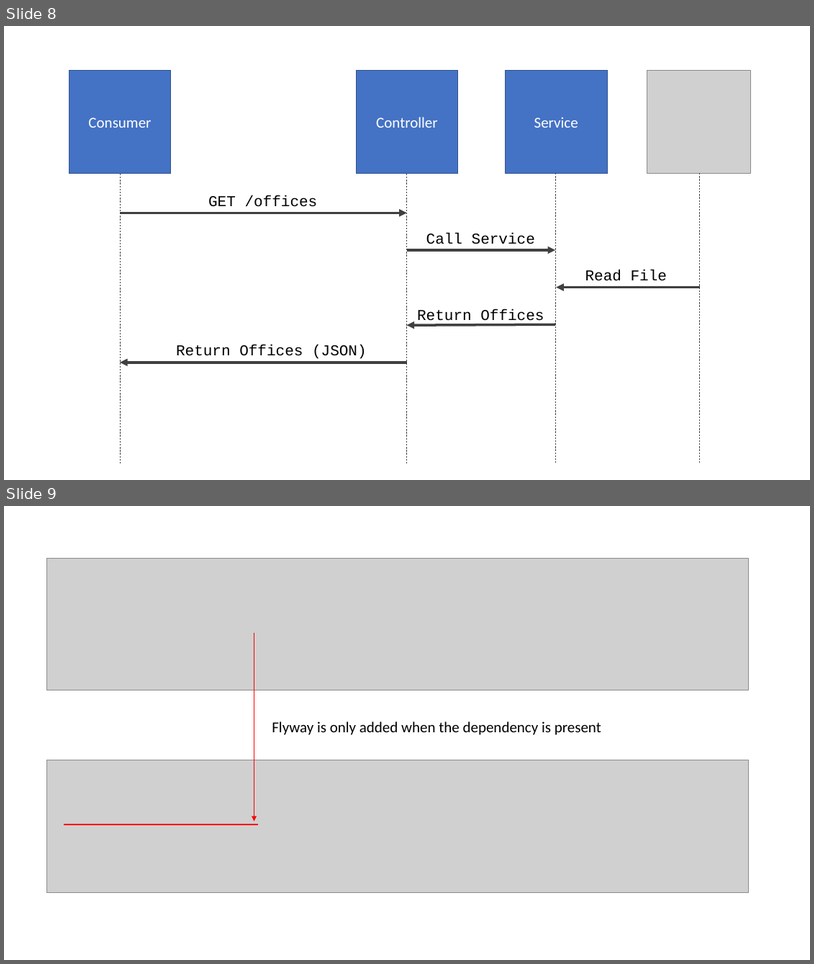
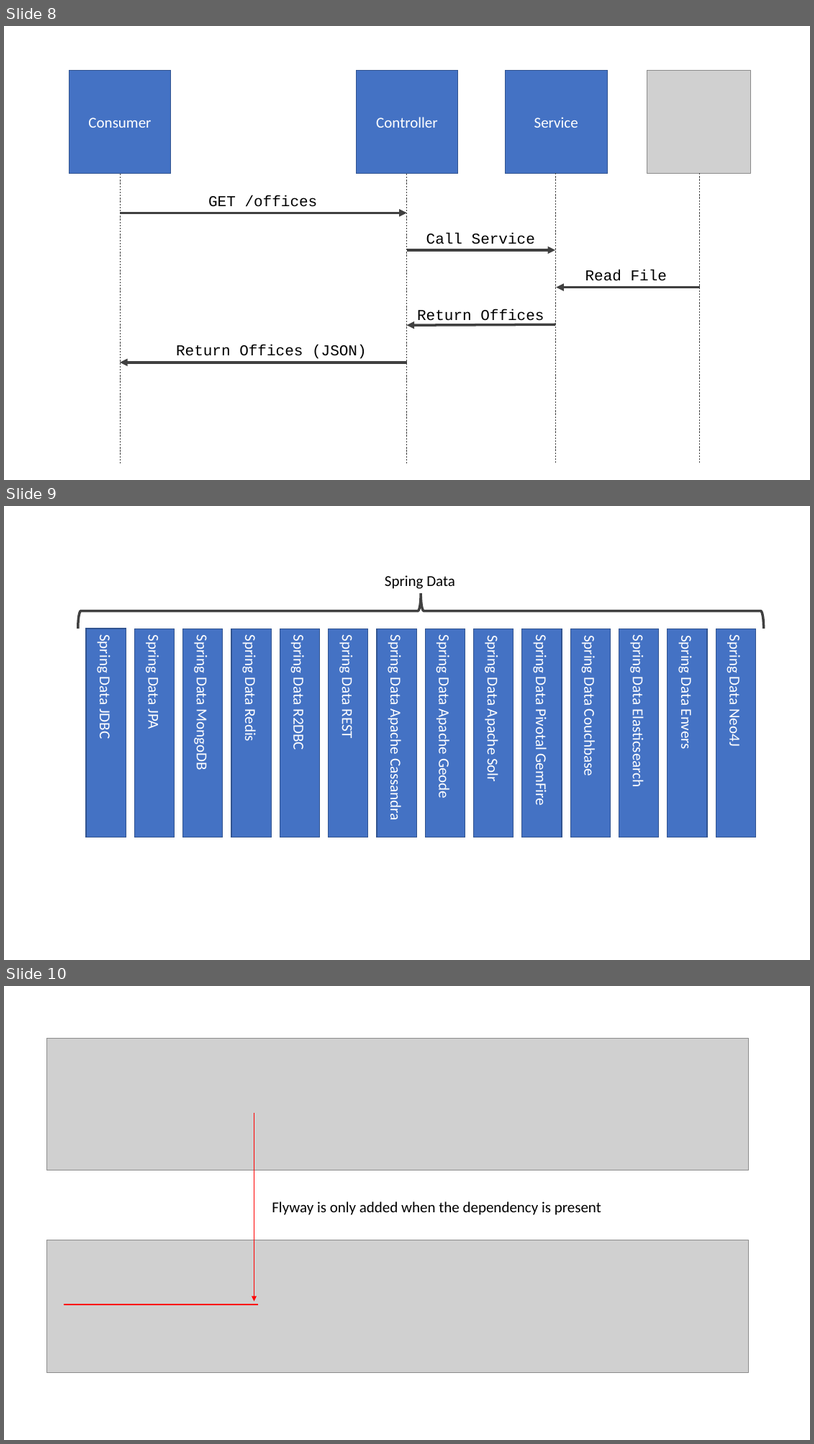
Before and after one commit to albertattard/spring-boot-camp, a slide deck: assets/images/Images.pptx. Shown one above the other, each under a label of ours: slides 8 and 9 before the commit, slides 8, 9 and 10 after it. The pictures are 814x964 and 814x1444 pixels, drawn with LibreOffice and Linux fonts; fonts in the diff are those of the drawing; grey boxes stand for pictures. Boxes give left, top, right and bottom in pixels: in the first picture for what was removed or moved away, otherwise in the second. Text is boxed around its words. In the diff, an @@ line names an element or a change of style, - is before the commit and + after.

```diff
--- a/assets/images/Images.pptx
+++ b/assets/images/Images.pptx
@@ slide 9 added at (4, 506, 810, 960), background #FFFFFF @@
@@ text added at (385, 575, 455, 589), 18 pt, text #000000 @@
+Spring Data
@@ left brace added at (78, 593, 764, 628), outline #404040 3 pt @@
@@ group added at (85, 629, 756, 837): 14 rectangles @@
+Spring Data JDBC
+Spring Data JPA
+Spring Data MongoDB
+Spring Data Redis
+Spring Data R2DBC
+Spring Data REST
+Spring Data Apache Cassandra
+Spring Data Apache Geode
+Spring Data Apache Solr
+Spring Data Pivotal GemFire
+Spring Data Couchbase
+Spring Data Elasticsearch
+Spring Data Envers
+Spring Data Neo4J
@@ what was slide 9 is now slide 10 @@
```
Also in this commit, not shown: 2 other files.
